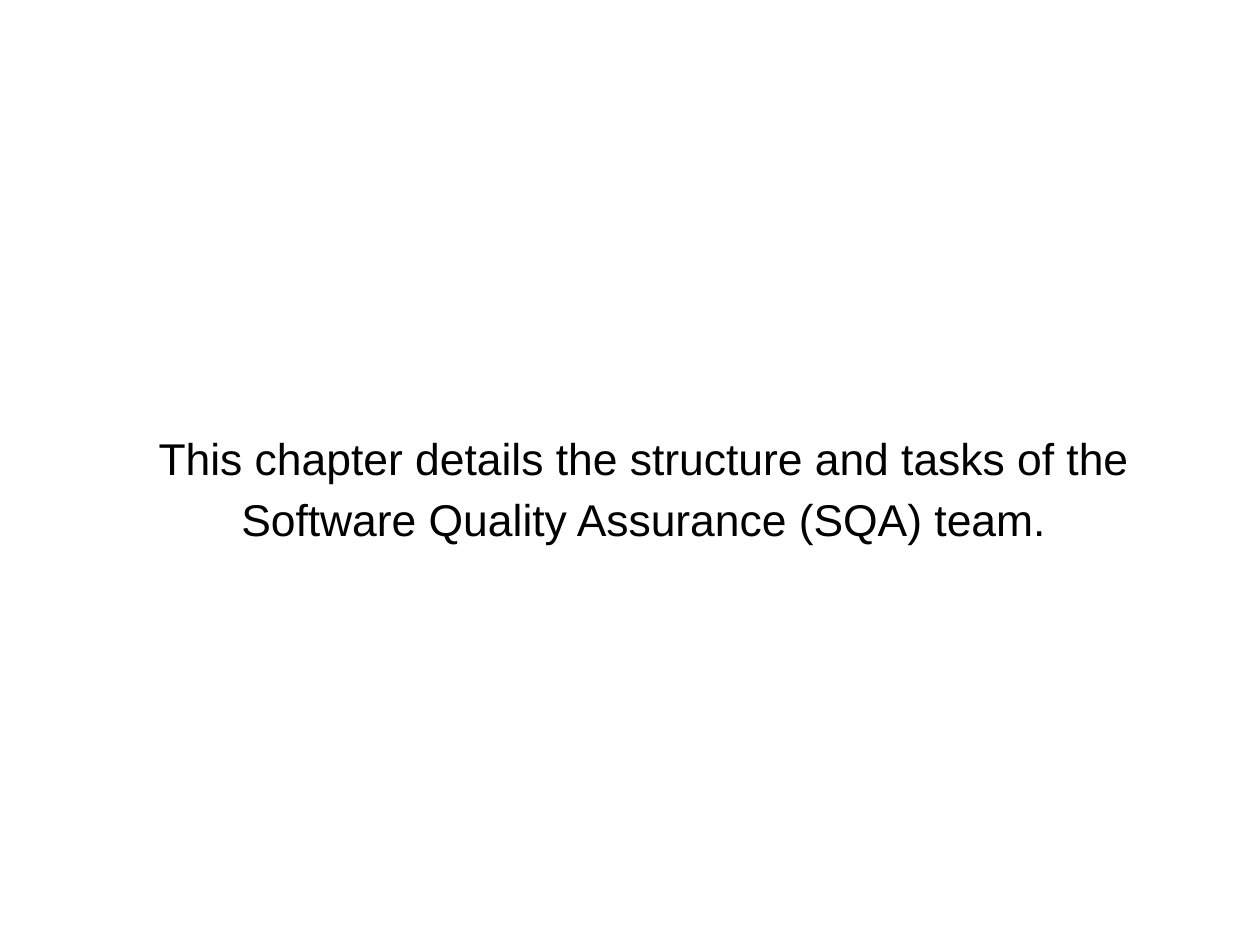
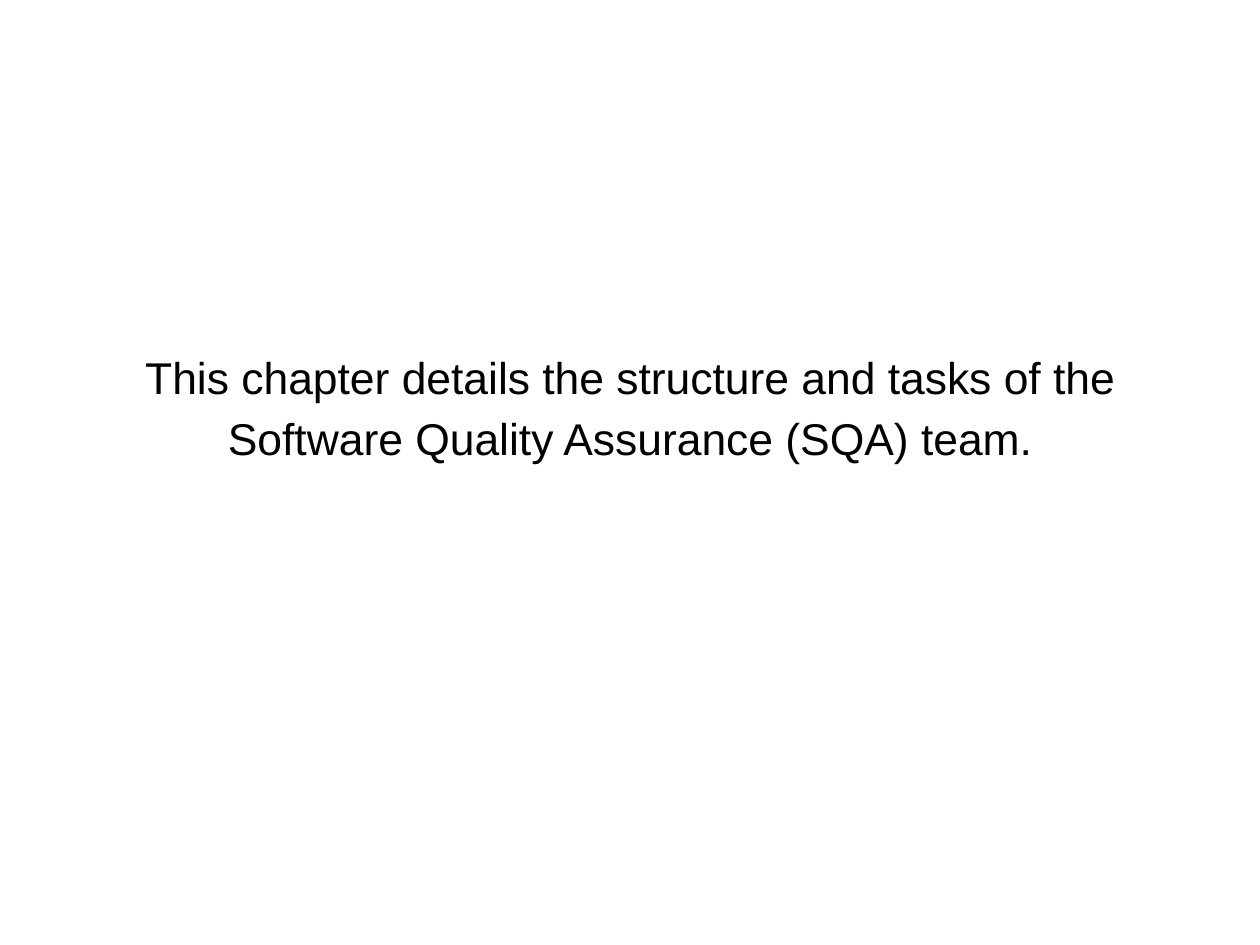
Before and after one commit to catherinemaglasang/e-store-by-scorpio, a slide deck: slide 9 of Presentation/SQAP.odp. Drawn at 1260x945 pixels with LibreOffice and Linux fonts; fonts in the diff are those of the drawing. Boxes give left, top, right and bottom in pixels: in the first picture for what was removed or moved away, otherwise in the second. Text is boxed around its words. In the diff, an @@ line names an element or a change of style, - is before the commit and + after.

```diff
--- a/Presentation/SQAP.odp
+++ b/Presentation/SQAP.odp
@@ subtitle "This chapter details the structure ...": place and size @@
-subtitle "This chapter details the structure ..." at [81, 417, 1206, 688]
+subtitle "This chapter details the structure ..." at [145, 361, 1115, 464]
@@ subtitle "This chapter details the structure ..." at [145, 361, 1115, 464]: vertical alignment top to middle @@
```
Also in this commit, not shown: 3 other slides changed, 3 other files.
